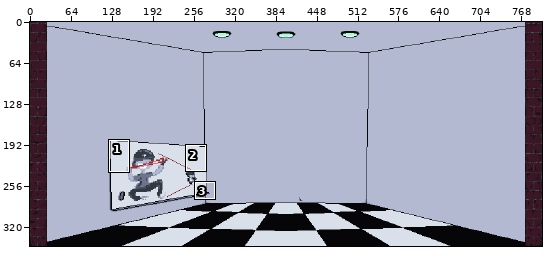
Two versions of one pixel-art file, src/Map Objects/Plax/bg_lab.aseprite. Above, an overview of the earlier version with the close-up marked.
Close-up. Before the commit:
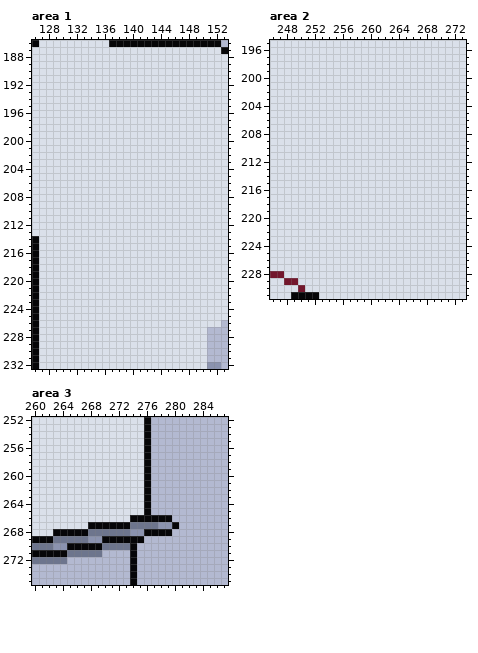
800x350 pixels, 1 frame. Shown: area 1: x 126..153, y 186..232; area 2: x 246..273, y 195..231; area 3: x 260..287, y 252..275.
And afterwards:
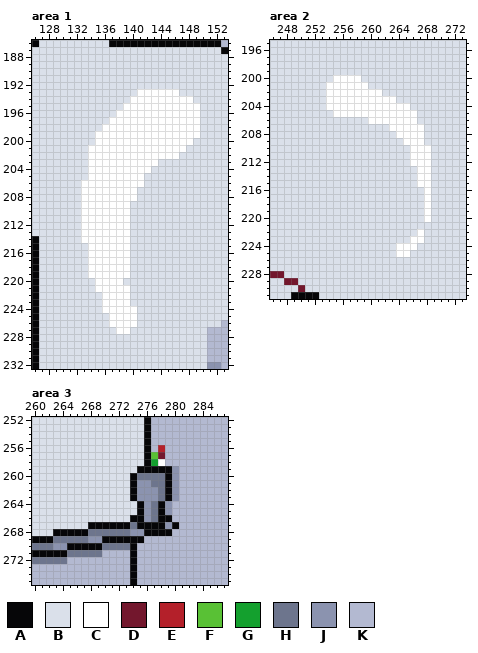
Palette (. is transparent): A #060608  B #dae0ea  C #ffffff  D #73172d  E #b4202a  F #59c135  G #14a02e  H #6d758d  J #8b93af  K #b3b9d1
Difference:
layer "Whiteboard-Pen holder" added
--- area 1, layer "Whiteboard"
@@ x 126..153 @@
 192 BBBBBBBBBBBBBBBBBBBBBBBBBBBB
-193 BBBBBBBBBBBBBBBBBBBBBBBBBBBB
-194 BBBBBBBBBBBBBBBBBBBBBBBBBBBB
-195 BBBBBBBBBBBBBBBBBBBBBBBBBBBB
-196 BBBBBBBBBBBBBBBBBBBBBBBBBBBB
-197 BBBBBBBBBBBBBBBBBBBBBBBBBBBB
-198 BBBBBBBBBBBBBBBBBBBBBBBBBBBB
-199 BBBBBBBBBBBBBBBBBBBBBBBBBBBB
-200 BBBBBBBBBBBBBBBBBBBBBBBBBBBB
-201 BBBBBBBBBBBBBBBBBBBBBBBBBBBB
-202 BBBBBBBBBBBBBBBBBBBBBBBBBBBB
-203 BBBBBBBBBBBBBBBBBBBBBBBBBBBB
-204 BBBBBBBBBBBBBBBBBBBBBBBBBBBB
-205 BBBBBBBBBBBBBBBBBBBBBBBBBBBB
-206 BBBBBBBBBBBBBBBBBBBBBBBBBBBB
-207 BBBBBBBBBBBBBBBBBBBBBBBBBBBB
-208 BBBBBBBBBBBBBBBBBBBBBBBBBBBB
-209 BBBBBBBBBBBBBBBBBBBBBBBBBBBB
-210 BBBBBBBBBBBBBBBBBBBBBBBBBBBB
-211 BBBBBBBBBBBBBBBBBBBBBBBBBBBB
-212 BBBBBBBBBBBBBBBBBBBBBBBBBBBB
-213 BBBBBBBBBBBBBBBBBBBBBBBBBBBB
-214 ABBBBBBBBBBBBBBBBBBBBBBBBBBB
-215 ABBBBBBBBBBBBBBBBBBBBBBBBBBB
-216 ABBBBBBBBBBBBBBBBBBBBBBBBBBB
-217 ABBBBBBBBBBBBBBBBBBBBBBBBBBB
-218 ABBBBBBBBBBBBBBBBBBBBBBBBBBB
-219 ABBBBBBBBBBBBBBBBBBBBBBBBBBB
-220 ABBBBBBBBBBBBBBBBBBBBBBBBBBB
-221 ABBBBBBBBBBBBBBBBBBBBBBBBBBB
-222 ABBBBBBBBBBBBBBBBBBBBBBBBBBB
-223 ABBBBBBBBBBBBBBBBBBBBBBBBBBB
-224 ABBBBBBBBBBBBBBBBBBBBBBBBBBB
-225 ABBBBBBBBBBBBBBBBBBBBBBBBBBB
-226 ABBBBBBBBBBBBBBBBBBBBBBBBBBK
-227 ABBBBBBBBBBBBBBBBBBBBBBBBKKK
+193 BBBBBBBBBBBBBBBCCCCCCBBBBBBB
+194 BBBBBBBBBBBBBBCCCCCCCCCBBBBB
+195 BBBBBBBBBBBBBCCCCCCCCCCCBBBB
+196 BBBBBBBBBBBBCCCCCCCCCCCCBBBB
+197 BBBBBBBBBBBCCCCCCCCCCCCCBBBB
+198 BBBBBBBBBBCCCCCCCCCCCCCCBBBB
+199 BBBBBBBBBCCCCCCCCCCCCCCCBBBB
+200 BBBBBBBBBCCCCCCCCCCCCCCBBBBB
+201 BBBBBBBBCCCCCCCCCCCCCCBBBBBB
+202 BBBBBBBBCCCCCCCCCCCCCBBBBBBB
+203 BBBBBBBBCCCCCCCCCCBBBBBBBBBB
+204 BBBBBBBBCCCCCCCCCBBBBBBBBBBB
+205 BBBBBBBBCCCCCCCCBBBBBBBBBBBB
+206 BBBBBBBCCCCCCCCCBBBBBBBBBBBB
+207 BBBBBBBCCCCCCCCBBBBBBBBBBBBB
+208 BBBBBBBCCCCCCCCBBBBBBBBBBBBB
+209 BBBBBBBCCCCCCCBBBBBBBBBBBBBB
+210 BBBBBBBCCCCCCCBBBBBBBBBBBBBB
+211 BBBBBBBCCCCCCCBBBBBBBBBBBBBB
+212 BBBBBBBCCCCCCCBBBBBBBBBBBBBB
+213 BBBBBBBCCCCCCCBBBBBBBBBBBBBB
+214 ABBBBBBCCCCCCCBBBBBBBBBBBBBB
+215 ABBBBBBBCCCCCCBBBBBBBBBBBBBB
+216 ABBBBBBBCCCCCCBBBBBBBBBBBBBB
+217 ABBBBBBBCCCCCCBBBBBBBBBBBBBB
+218 ABBBBBBBCCCCCCBBBBBBBBBBBBBB
+219 ABBBBBBBCCCCCCBBBBBBBBBBBBBB
+220 ABBBBBBBBCCCCBBBBBBBBBBBBBBB
+221 ABBBBBBBBCCCCCBBBBBBBBBBBBBB
+222 ABBBBBBBBBCCCCBBBBBBBBBBBBBB
+223 ABBBBBBBBBCCCCBBBBBBBBBBBBBB
+224 ABBBBBBBBBCCCCCBBBBBBBBBBBBB
+225 ABBBBBBBBBBCCCCBBBBBBBBBBBBB
+226 ABBBBBBBBBBCCCCBBBBBBBBBBBBK
+227 ABBBBBBBBBBBCCBBBBBBBBBBBKKK
 228 ABBBBBBBBBBBBBBBBBBBBBBBBKKK
--- area 2, layer "Whiteboard"
@@ x 252..270 @@
 199 BBBBBBBBBBBBBBBBBBB
-200 BBBBBBBBBBBBBBBBBBB
-201 BBBBBBBBBBBBBBBBBBB
-202 BBBBBBBBBBBBBBBBBBB
-203 BBBBBBBBBBBBBBBBBBB
-204 BBBBBBBBBBBBBBBBBBB
-205 BBBBBBBBBBBBBBBBBBB
-206 BBBBBBBBBBBBBBBBBBB
-207 BBBBBBBBBBBBBBBBBBB
-208 BBBBBBBBBBBBBBBBBBB
-209 BBBBBBBBBBBBBBBBBBB
-210 BBBBBBBBBBBBBBBBBBB
-211 BBBBBBBBBBBBBBBBBBB
-212 BBBBBBBBBBBBBBBBBBB
-213 BBBBBBBBBBBBBBBBBBB
-214 BBBBBBBBBBBBBBBBBBB
-215 BBBBBBBBBBBBBBBBBBB
-216 BBBBBBBBBBBBBBBBBBB
-217 BBBBBBBBBBBBBBBBBBB
-218 BBBBBBBBBBBBBBBBBBB
-219 BBBBBBBBBBBBBBBBBBB
-220 BBBBBBBBBBBBBBBBBBB
+200 BBBCCCCBBBBBBBBBBBB
+201 BBCCCCCCBBBBBBBBBBB
+202 BBCCCCCCCCBBBBBBBBB
+203 BBCCCCCCCCCCBBBBBBB
+204 BBCCCCCCCCCCCCBBBBB
+205 BBBCCCCCCCCCCCCBBBB
+206 BBBBBBBBCCCCCCCBBBB
+207 BBBBBBBBBBBCCCCCBBB
+208 BBBBBBBBBBBBCCCCBBB
+209 BBBBBBBBBBBBBCCCBBB
+210 BBBBBBBBBBBBBBCCCBB
+211 BBBBBBBBBBBBBBCCCBB
+212 BBBBBBBBBBBBBBCCCBB
+213 BBBBBBBBBBBBBBBCCBB
+214 BBBBBBBBBBBBBBBCCBB
+215 BBBBBBBBBBBBBBBCCBB
+216 BBBBBBBBBBBBBBBBCBB
+217 BBBBBBBBBBBBBBBBCBB
+218 BBBBBBBBBBBBBBBBCBB
+219 BBBBBBBBBBBBBBBBCBB
+220 BBBBBBBBBBBBBBBBCBB
 221 BBBBBBBBBBBBBBBBBBB
-222 BBBBBBBBBBBBBBBBBBB
-223 BBBBBBBBBBBBBBBBBBB
-224 BBBBBBBBBBBBBBBBBBB
-225 BBBBBBBBBBBBBBBBBBB
+222 BBBBBBBBBBBBBBBCBBB
+223 BBBBBBBBBBBBBBCCBBB
+224 BBBBBBBBBBBBCCCBBBB
+225 BBBBBBBBBBBBCCBBBBB
 226 BBBBBBBBBBBBBBBBBBB
--- area 3, layer "Whiteboard-Pen holder"
@@ x 272..282 @@
 255 BBBBAKKKKKK
-256 BBBBAKKKKKK
-257 BBBBAKKKKKK
-258 BBBBAKKKKKK
-259 BBBBAKKKKKK
-260 BBBBAKKKKKK
-261 BBBBAKKKKKK
-262 BBBBAKKKKKK
-263 BBBBAKKKKKK
-264 BBBBAKKKKKK
-265 BBBBAKKKKKK
-266 BBAAAAAAKKK
-267 AAHHHHJJAKK
+256 BBBBAKEKKKK
+257 BBBBAFDKKKK
+258 BBBBAGCKKKK
+259 BBBAAAAAJKK
+260 BBAHHHHAJKK
+261 BBAJJHHAJKK
+262 BBAJJJHAJKK
+263 BBAJJJHAJKK
+264 BBBAJHAJKKK
+265 BBBAJHAJKKK
+266 BBAAJHAAKKK
+267 AAHAAAAJAKK
 268 HHJJAAAAKKK
Changed places in both close-ups, as pixel boxes (x1, y1, x2, y2):
changed: (81, 89, 200, 334)
changed: (326, 75, 431, 257)
changed: (130, 445, 179, 529)
